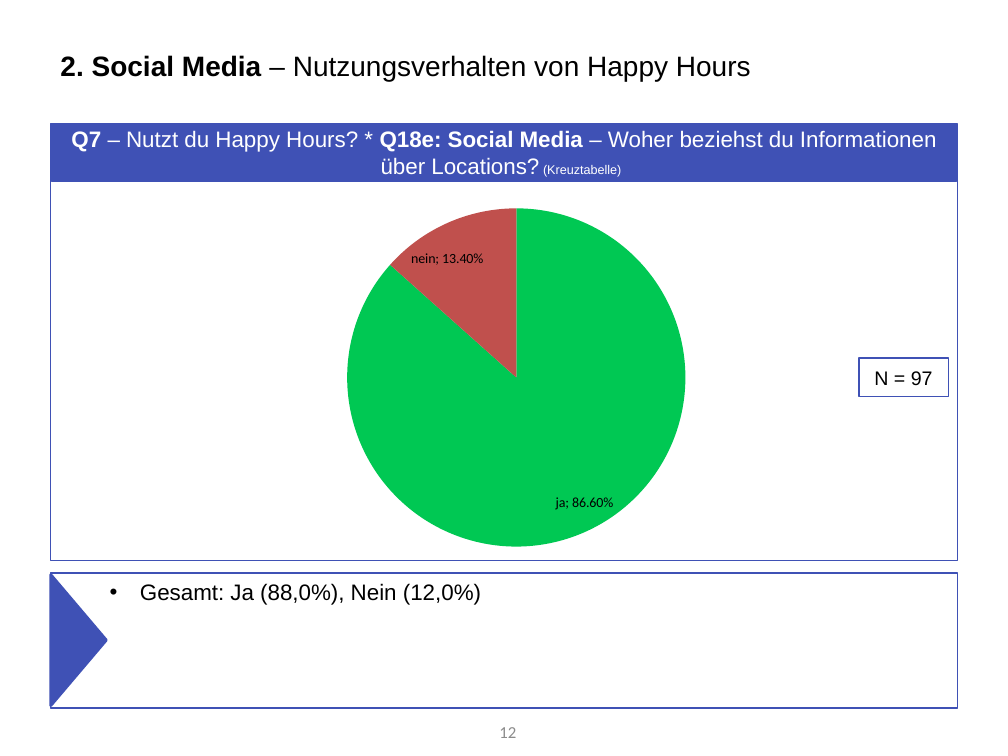
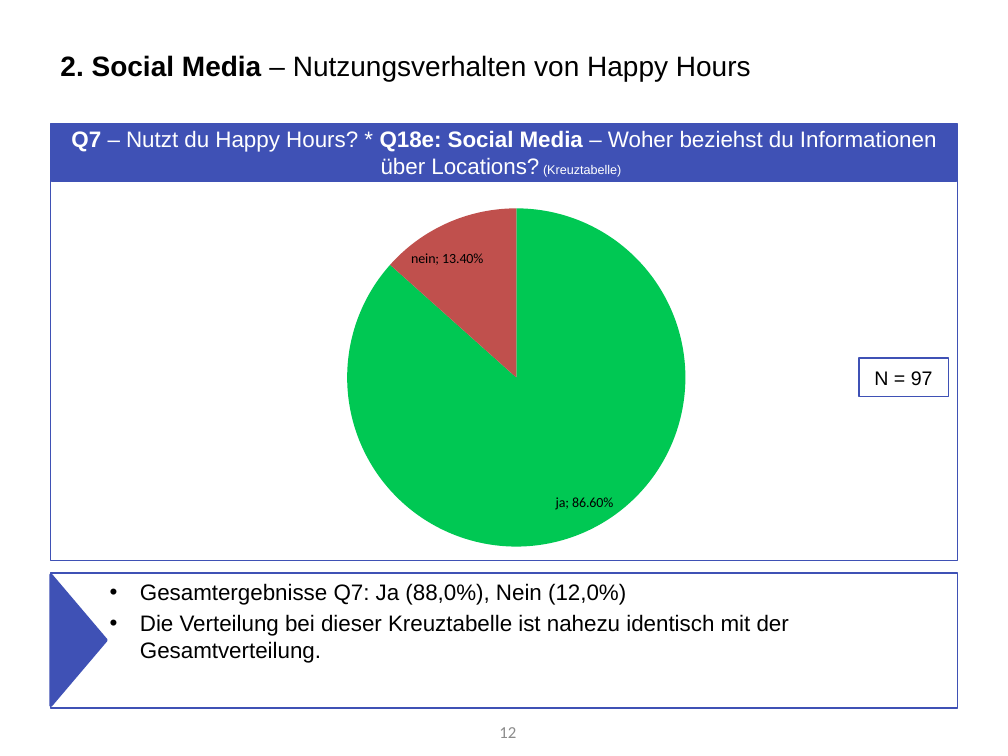
Before and after one commit to Roba1993/Happy-Hour, a slide deck: slide 12 of documents/marketing/Marketing Analyse von Umfrage 1 Fokus Social Media (5.7).pptx. Drawn at 1008x756 pixels with LibreOffice and Linux fonts; fonts in the diff are those of the drawing. Boxes give left, top, right and bottom in pixels: in the first picture for what was removed or moved away, otherwise in the second. Text is boxed around its words. In the diff, an @@ line names an element or a change of style, - is before the commit and + after.

Commit message:
Social Media Analyse Umfrage I

```diff
--- a/documents/marketing/Marketing Analyse von Umfrage 1 Fokus Social Media (5.7).pptx
+++ b/documents/marketing/Marketing Analyse von Umfrage 1 Fokus Social Media (5.7).pptx
@@ text at (140, 583, 789, 663): text changed @@
-• Gesamt: Ja (88,0%), Nein (12,0%)
+• Gesamtergebnisse Q7: Ja (88,0%), Nein (12,0%)
+• Die Verteilung bei dieser Kreuztabelle ist nahezu identisch mit der Gesamtverteilung.
```
Also in this commit, not shown: 7 other slides changed, 1 slide removed.
